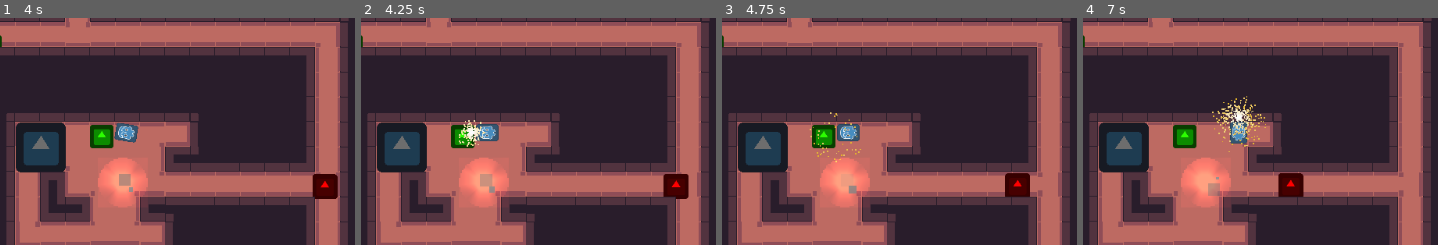
Above: before the commit, frames 1-4 (left to right).
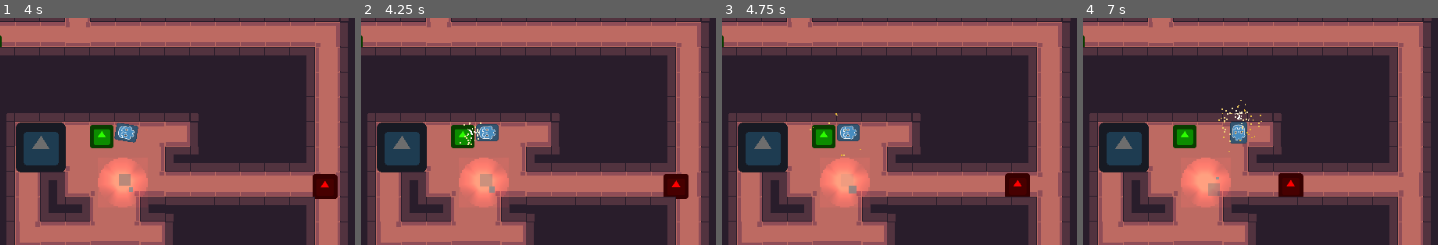
Above: after the commit, the same moments.

Repository: LaTu-Jams/LD54
Game: Godot game, scene res://scenes/Main.tscn
The game is run twice, just before and just after one commit, with the same random seed, the same clock (stepped at 60 frames per second) and the same inputs. The engine's default icon, where the game draws it, is replaced by a stand-in: a white triangle on a blue panel in a dark square.
Inputs:
- Up to frame 1 (4 s): hold D (turn_right) 0.53-1.28 s; hold Space (Mine) 0.53-1.28 s; hold S (move_backward) 1.28-2.03 s; tap Space (Mine) at 1.35, 2.85 s; hold D (turn_right) 2.03-2.78 s; hold Space (Mine) 2.03-2.78 s; hold W (move_forward) 2.78-3.53 s; hold A (turn_left) from 3.53 s (still down); hold Space (Mine) from 3.53 s (still down)
- Up to frame 2 (4.25 s): keep holding A (turn_left); keep holding Space (Mine)
- Up to frame 3 (4.75 s): keep holding A (turn_left); release Space (Mine) at 4.28 s; tap Space (Mine) at 4.35 s
- Up to frame 4 (7 s): release A (turn_left) at 5.03 s; hold S (move_backward) 5.03-5.78 s; hold Space (Mine) 5.03-5.78 s; hold D (turn_right) 5.78-6.53 s; tap Space (Mine) at 5.85 s; hold W (move_forward) from 6.53 s (still down); hold Space (Mine) from 6.53 s (still down)
The pictures show only the part of the screen within x 50-100%, y 14-64%; the shares and areas given below are measured in that part.

Frame 1 is identical in both runs. In frame 2, 0.3% of the frame differs, in the area x 27-36%, y 44-57%; in frame 3, 0.1%; in frame 4, 0.8%, in the area x 36-52%, y 34-57%.

Commit message:
Decrease the amount of particles in mining particles

Diff:
--- a/scenes/MiningParticle.tscn
+++ b/scenes/MiningParticle.tscn
@@ -7,7 +7,7 @@
 position = Vector2( 0, 20 )
 z_index = 25
 emitting = false
-amount = 16
+amount = 3
 lifetime = 0.5
 one_shot = true
 explosiveness = 1.0
